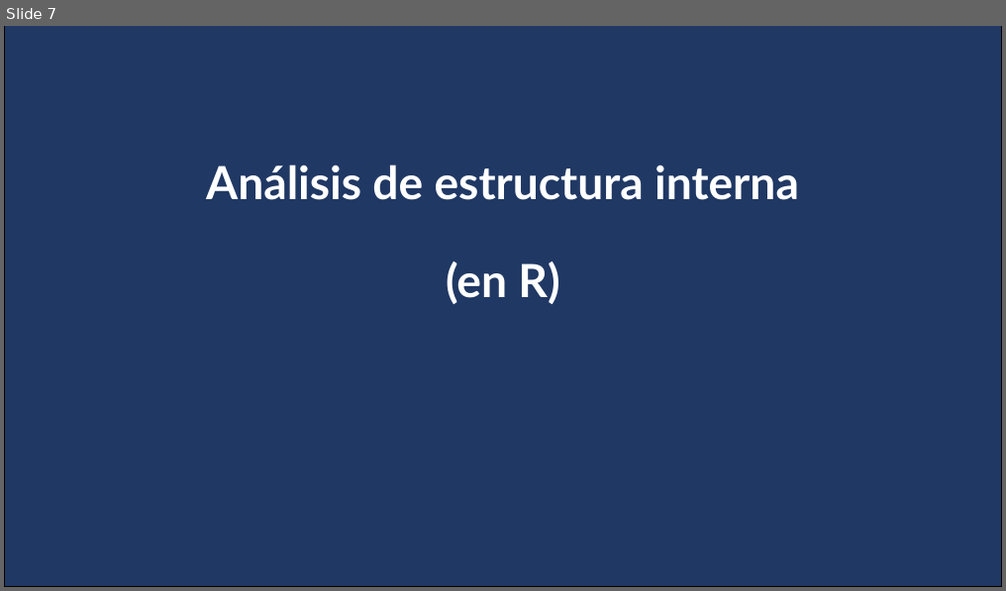
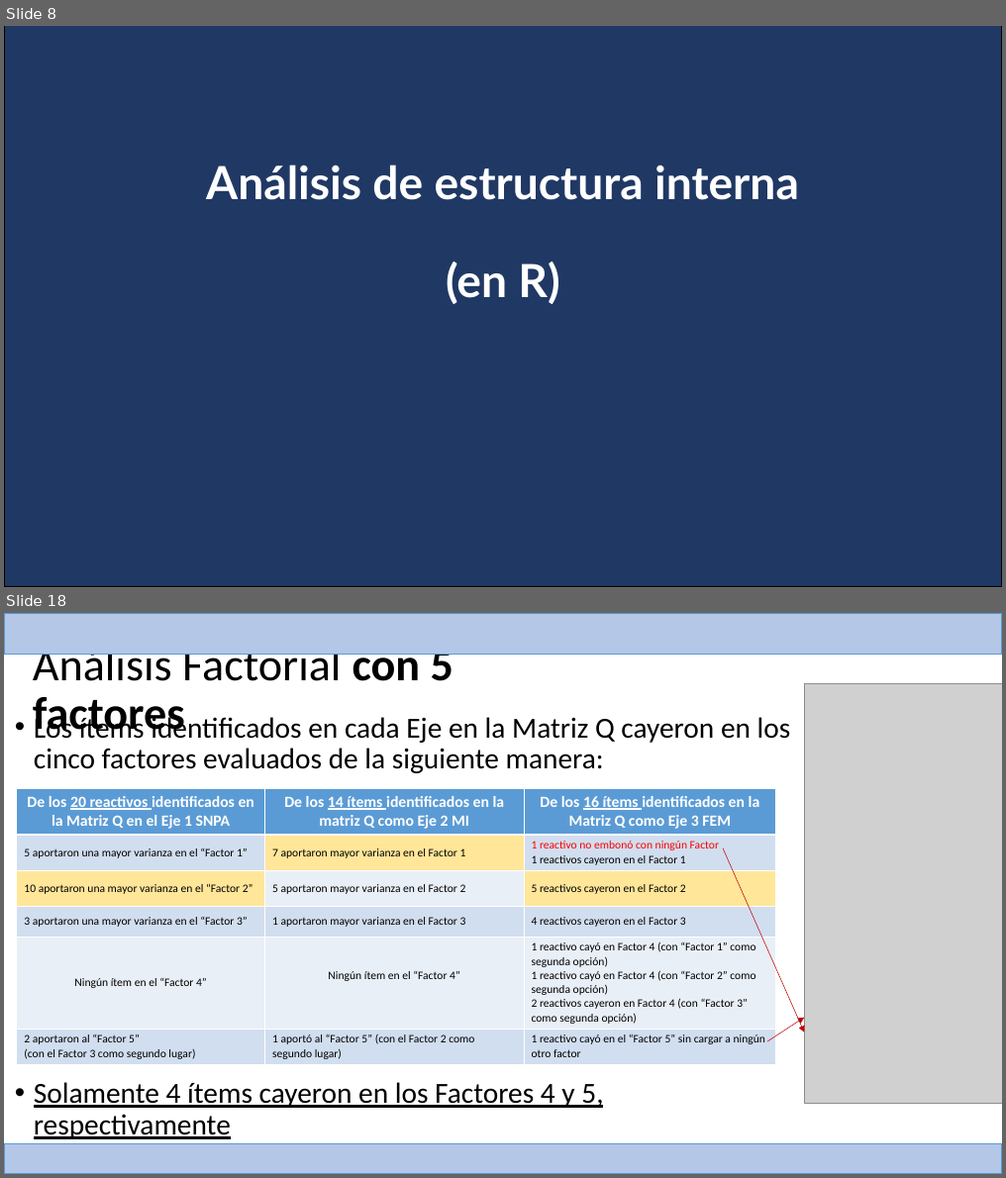
Before and after one commit to Adrifelcha/afchavez-019, a slide deck: RIMEDIE/Mat09_2015/Assessing the Model/Reporte_Resumen_Indices_TCT_AFC_AFE_MAT09.pptx. Shown one above the other, each under a label of ours: slide 7 before the commit, slides 8 and 18 after it; the slides between them are not shown. The pictures are 1006x591 and 1006x1178 pixels, drawn with LibreOffice and Linux fonts; fonts in the diff are those of the drawing; grey boxes stand for pictures. Boxes give left, top, right and bottom in pixels: in the first picture for what was removed or moved away, otherwise in the second. Text is boxed around its words. In the diff, an @@ line names an element or a change of style, - is before the commit and + after.

```diff
--- a/RIMEDIE/Mat09_2015/Assessing the Model/Reporte_Resumen_Indices_TCT_AFC_AFE_MAT09.pptx
+++ b/RIMEDIE/Mat09_2015/Assessing the Model/Reporte_Resumen_Indices_TCT_AFC_AFE_MAT09.pptx
@@ slide 18 added at [4, 613, 1002, 1174], background #FFFFFF @@
@@ rectangle added at [4, 613, 1002, 655], fill #B4C7E7, outline #5B9BD5 1 pt @@
@@ title added at [33, 642, 453, 739], 44 pt, text #000000 @@
+Análisis Factorial con 5 factores
@@ picture added at [804, 683, 1002, 1103] @@
@@ text added at [34, 713, 791, 1108], 28 pt, text #000000 @@
+• Los ítems identificados en cada Eje en la Matriz Q cayeron en los cinco factores evaluados de la siguiente manera:
+.
+.
+.
+.
+.
+.
+.
+• Solamente 4 ítems cayeron en los Factores 4 y 5, respectivamente
@@ table added at [17, 789, 776, 1112], 6 rows, 3 columns @@
+De los 20 reactivos identificados en la Matriz Q en el Eje 1 SNPA | De los 14 ítems identificados en la matriz Q como Eje 2 MI | De los 16 ítems identificados en la Matriz Q como Eje 3 FEM
+5 aportaron una mayor varianza en el “Factor 1” | 7 aportaron mayor varianza en el Factor 1 | 1 reactivo no embonó con ningún Factor / 1 reactivos cayeron en el Factor 1
+10 aportaron una mayor varianza en el “Factor 2” | 5 aportaron mayor varianza en el Factor 2 | 5 reactivos cayeron en el Factor 2
+3 aportaron una mayor varianza en el “Factor 3” | 1 aportaron mayor varianza en el Factor 3 | 4 reactivos cayeron en el Factor 3
+Ningún ítem en el “Factor 4” | Ningún ítem en el “Factor 4” | 1 reactivo cayó en Factor 4 (con “Factor 1” como segunda opción) / 1 reactivo cayó en Factor 4 (con “Factor 2” como segunda opción) / 2 reactivos cayeron en Factor 4 (con “Factor 3” como segunda opción)
+2 aportaron al “Factor 5” / (con el Factor 3 como segundo lugar) | 1 aportó al “Factor 5” (con el Factor 2 como segundo lugar) | 1 reactivo cayó en el “Factor 5” sin cargar a ningún otro factor
@@ arrow added from (723, 849) to (804, 1032), #C00000 0.5 pt @@
@@ arrow added from (767, 1042) to (804, 1018), #C00000 0.5 pt @@
@@ rectangle added at [4, 1145, 1002, 1174], fill #B4C7E7, outline #5B9BD5 1 pt @@
@@ what was slide 7 is now slide 8 @@
```
Also in this commit, not shown: 1 slide changed, 12 other slides added, 4 slides removed, 4 other files.
